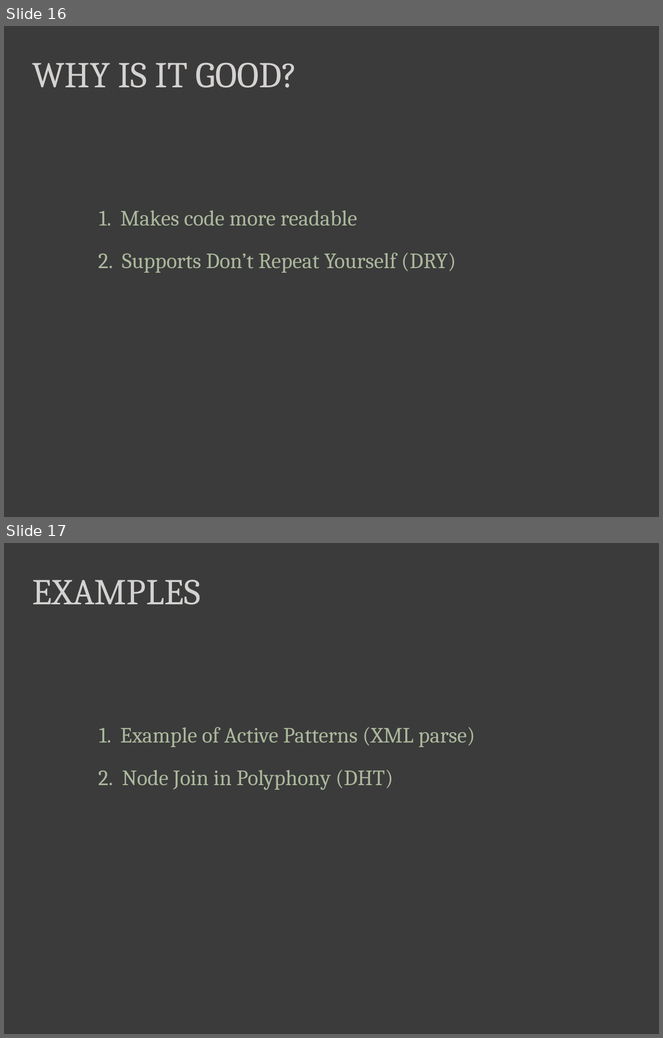
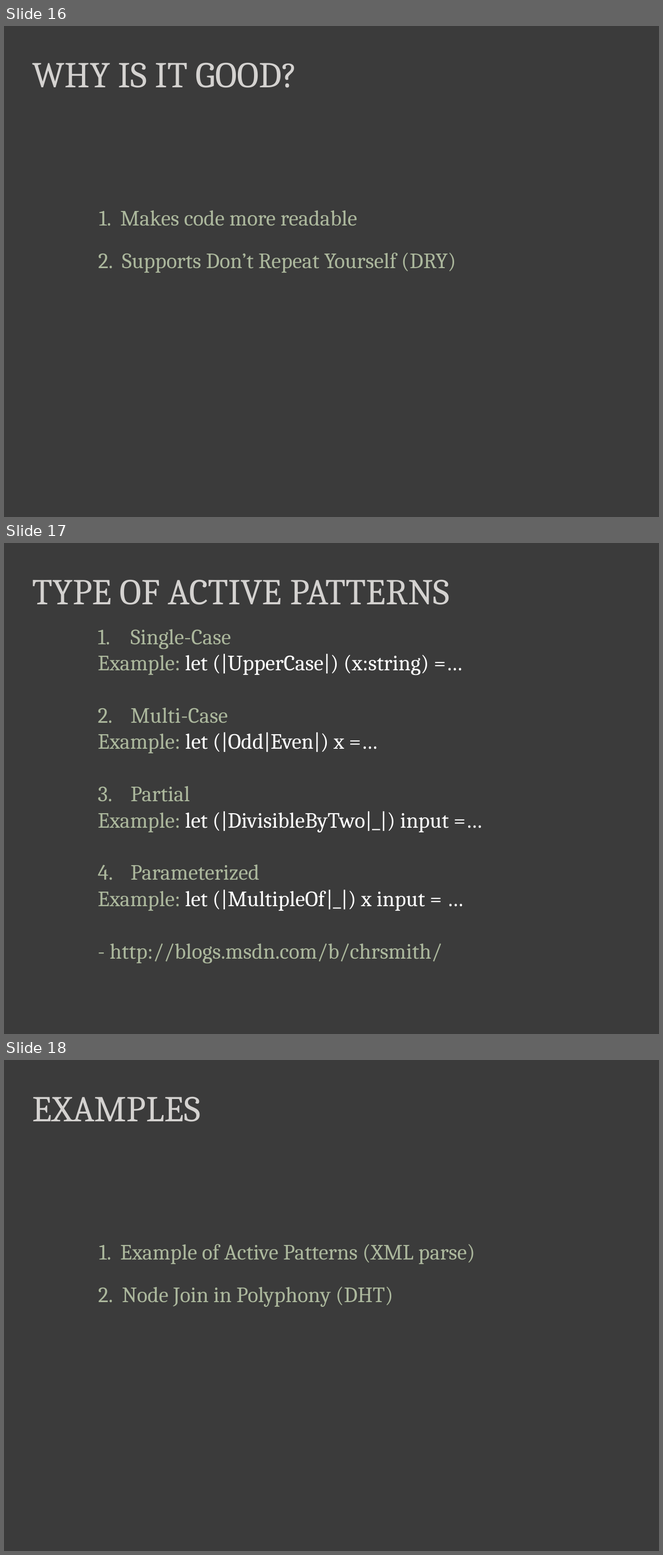
Before and after one commit to dmohl/FSharpPresentationExamples, a slide deck: 5 Best Practices for F# Development.pptx. Shown one above the other, each under a label of ours: slides 16 and 17 before the commit, slides 16, 17 and 18 after it. The pictures are 663x1038 and 663x1555 pixels, drawn with LibreOffice and Linux fonts; fonts in the diff are those of the drawing. Boxes give left, top, right and bottom in pixels: in the first picture for what was removed or moved away, otherwise in the second. Text is boxed around its words. In the diff, an @@ line names an element or a change of style, - is before the commit and + after.

Commit message:
Added the active pattern types page to the slide deck

```diff
--- a/5 Best Practices for F# Development.pptx
+++ b/5 Best Practices for F# Development.pptx
@@ slide 17 added at (4,543,659,1034), background #3B3B3B @@
@@ text added at (32,579,450,605), 40 pt, text #D4D2D0 @@
+TYPE OF ACTIVE PATTERNS
@@ text added at (98,629,449,964), 24 pt, text #ACB89D @@
+1. Single-Case
+Example: let (|UpperCase|) (x:string) =…
+2. Multi-Case
+Example: let (|Odd|Even|) x =…
+3. Partial
+Example: let (|DivisibleByTwo|_|) input =…
+4. Parameterized
+Example: let (|MultipleOf|_|) x input = …
+- http://blogs.msdn.com/b/chrsmith/
@@ what was slide 17 is now slide 18 @@
```
Also in this commit, not shown: 42 other files.
